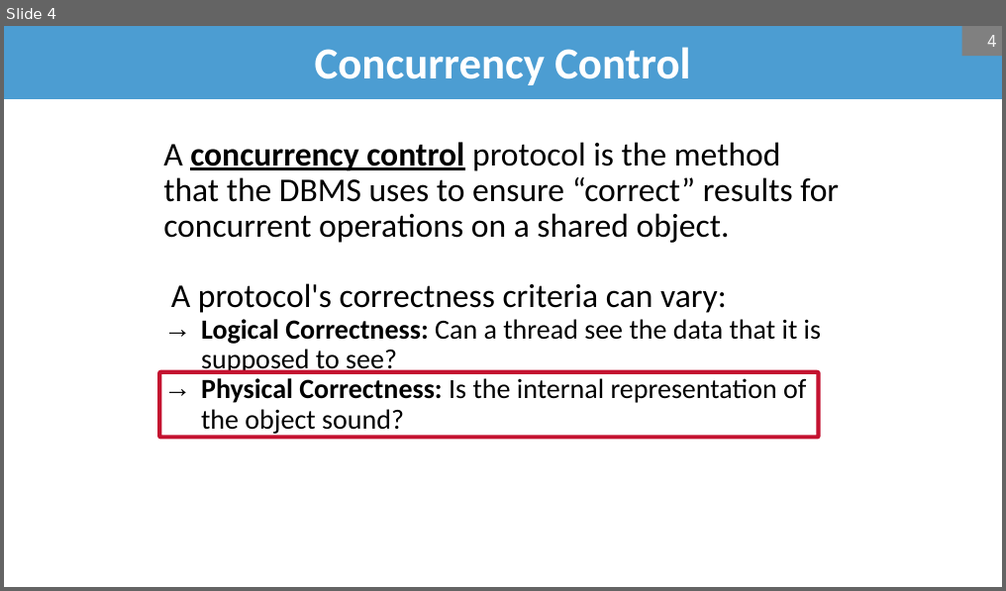
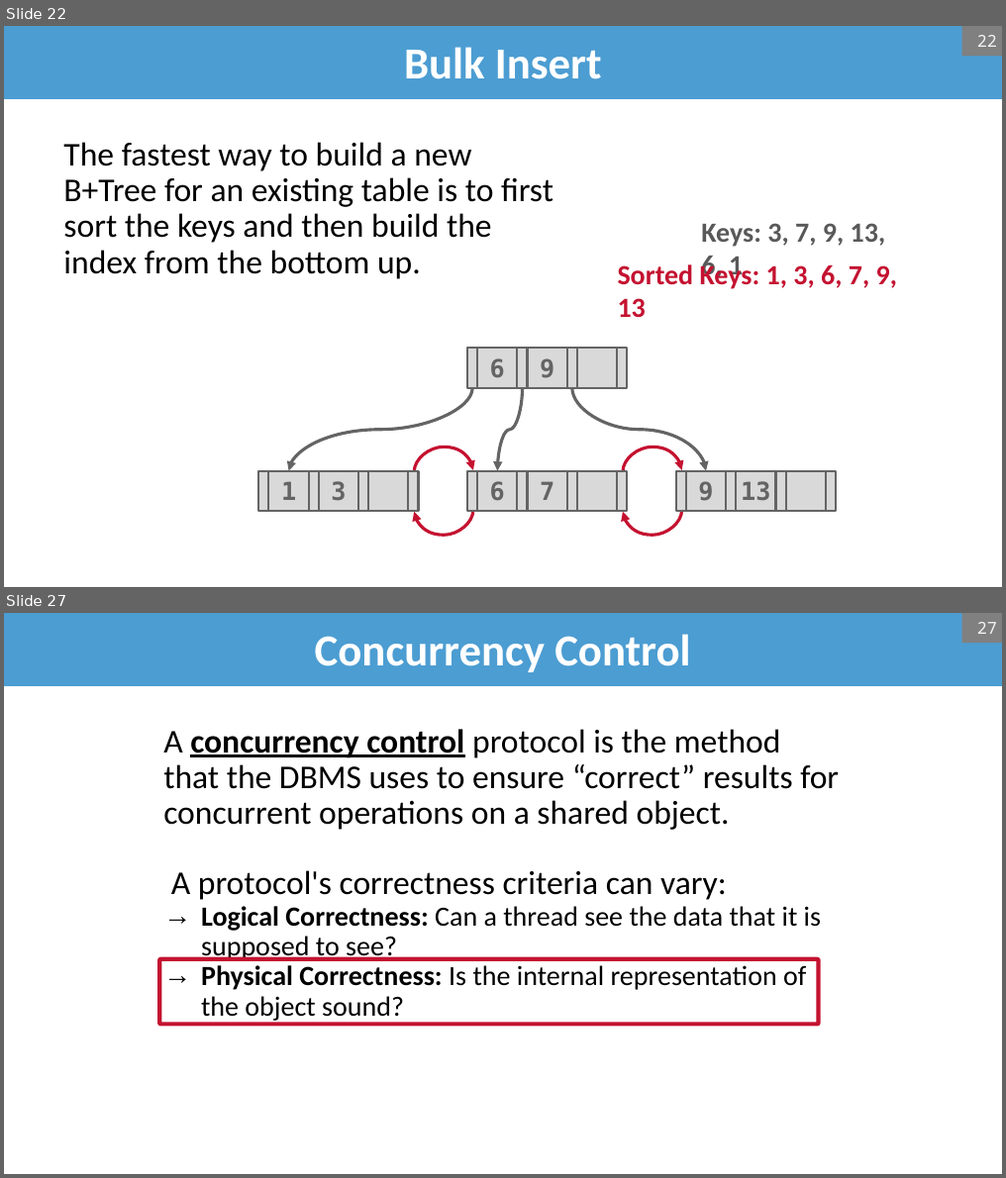
Before and after one commit to bsb20/bsb20.github.io, a slide deck: docs/421_f26/lectures/L08_concurrent_b_plus.pptx. Shown one above the other, each under a label of ours: slide 4 before the commit, slides 22 and 27 after it; the slides between them are not shown. The pictures are 1006x591 and 1006x1178 pixels, drawn with LibreOffice and Linux fonts; fonts in the diff are those of the drawing; background and template pictures are left out. Boxes give left, top, right and bottom in pixels: in the first picture for what was removed or moved away, otherwise in the second. Text is boxed around its words. In the diff, an @@ line names an element or a change of style, - is before the commit and + after.

```diff
--- a/docs/421_f26/lectures/L08_concurrent_b_plus.pptx
+++ b/docs/421_f26/lectures/L08_concurrent_b_plus.pptx
@@ slide 22 added at box(4, 26, 1002, 587), background #FFFFFF @@
@@ title added at box(4, 26, 1002, 99), fill #4C9DD2, 32 pt, text #FFFFFF, bold @@
+Bulk Insert
@@ page number added at box(962, 26, 1002, 56), fill #808080, 12 pt, text #F2F2F2 @@
+22
@@ text added at box(63, 142, 553, 279), 24 pt, text #000000 @@
+The fastest way to build a new B+Tree for an existing table is to first sort the keys and then build the index from the bottom up.
@@ text added at box(701, 223, 886, 281), 20 pt, text #595959, bold @@
+Keys: 3, 7, 9, 13, 6, 1
@@ text added at box(618, 266, 897, 317), 20 pt, text #C41230, bold @@
+Sorted Keys: 1, 3, 6, 7, 9, 13
@@ group added at box(467, 349, 627, 388): 7 rectangles @@
+6
+9
@@ curved arrow added from (472, 388) to (288, 472), #646464 2.25 pt @@
@@ curved arrow added from (522, 388) to (497, 472), #646464 2.25 pt @@
@@ curved arrow added from (572, 388) to (706, 472), #646464 2.25 pt @@
@@ curved arrow added from (414, 472) to (473, 471), #C41230 2.25 pt @@
@@ curved arrow added from (623, 472) to (681, 471), #C41230 2.25 pt @@
@@ group added at box(258, 472, 418, 511): 7 rectangles @@
+1
+3
@@ group added at box(467, 472, 627, 511): 7 rectangles @@
+6
+7
@@ group added at box(675, 472, 836, 511): 7 rectangles @@
+9
+13
@@ curved arrow added from (473, 510) to (414, 512), #C41230 2.25 pt @@
@@ curved arrow added from (681, 510) to (623, 512), #C41230 2.25 pt @@
@@ what was slide 4 is now slide 27 @@
@@ page number at box(977, 622, 997, 634): text changed @@
-4
+27
```
Also in this commit, not shown: 15 slides changed, 24 other slides added, 1 slide removed, 1 other file.
